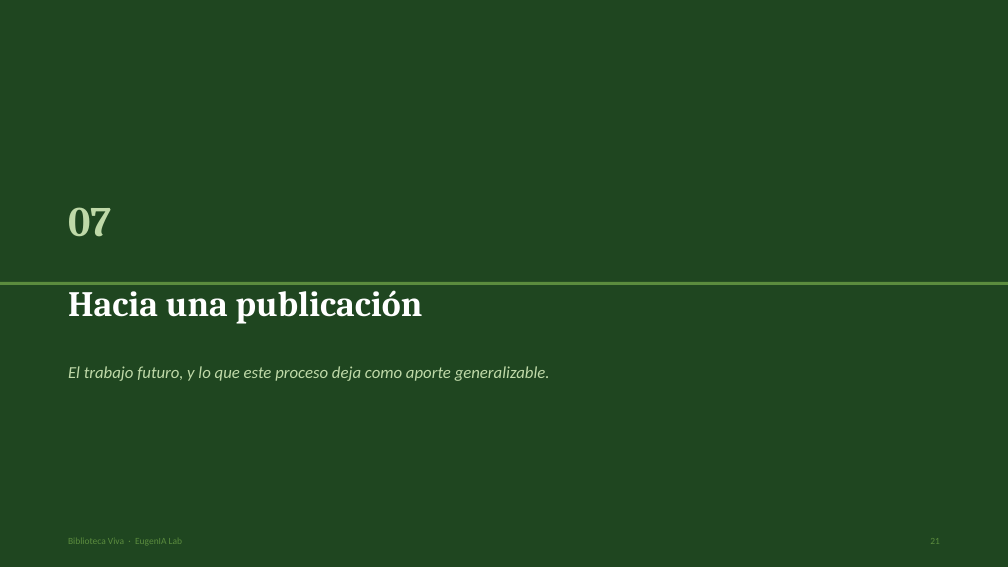
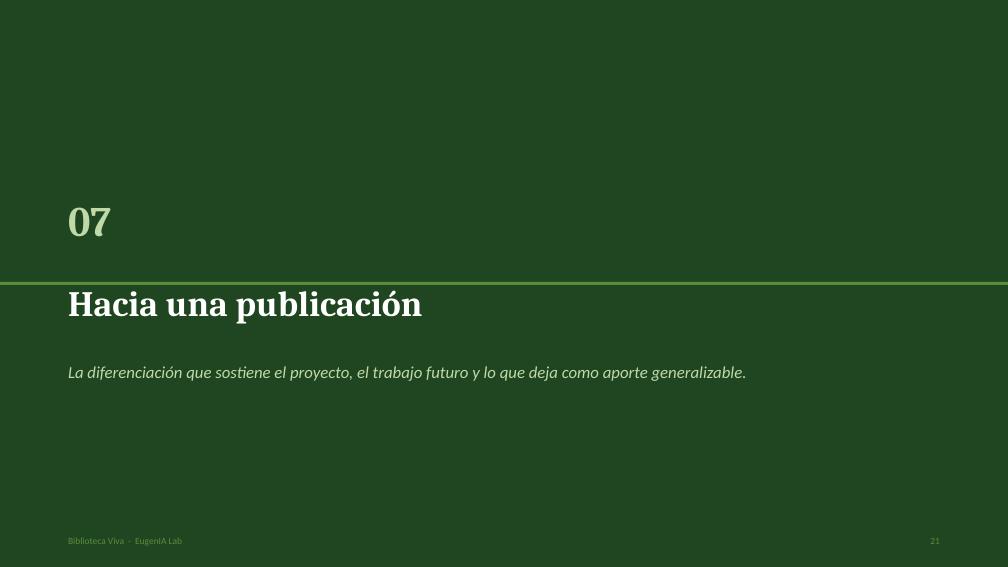
Before and after one commit to mreyesg/eugenia-lab-biva, a slide deck: slide 21 of presentation/Presentacion_Biblioteca_Viva.pptx. Drawn at 1008x567 pixels with LibreOffice and Linux fonts; fonts in the diff are those of the drawing. Boxes give left, top, right and bottom in pixels: in the first picture for what was removed or moved away, otherwise in the second. Text is boxed around its words. In the diff, an @@ line names an element or a change of style, - is before the commit and + after.

```diff
--- a/presentation/Presentacion_Biblioteca_Viva.pptx
+++ b/presentation/Presentacion_Biblioteca_Viva.pptx
@@ text at box(68, 366, 747, 381): text changed @@
-El trabajo futuro, y lo que este proceso deja como aporte generalizable.
+La diferenciación que sostiene el proyecto, el trabajo futuro y lo que deja como aporte generalizable.
```
Also in this commit, not shown: 2 other slides changed, 1 slide added, 3 other files.
